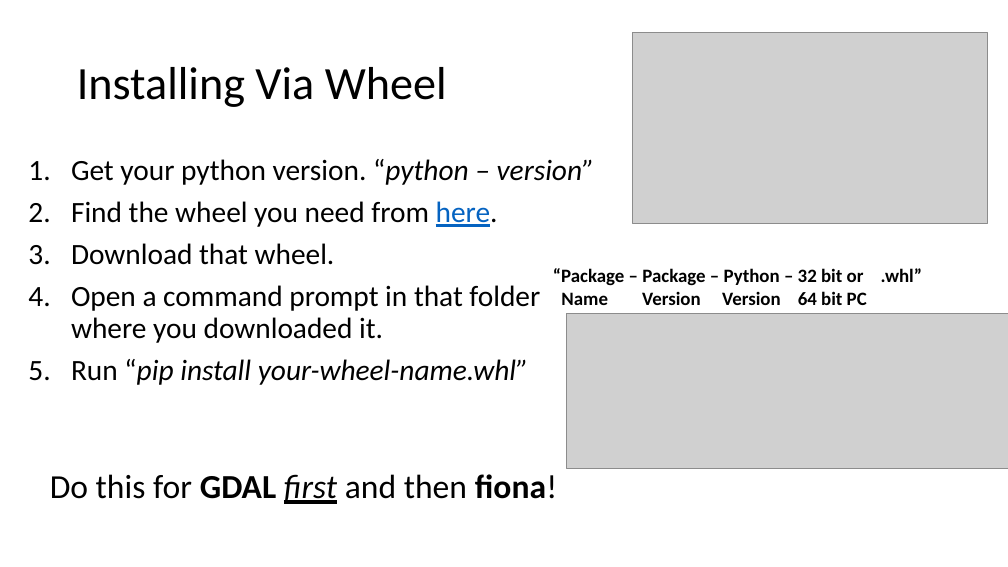
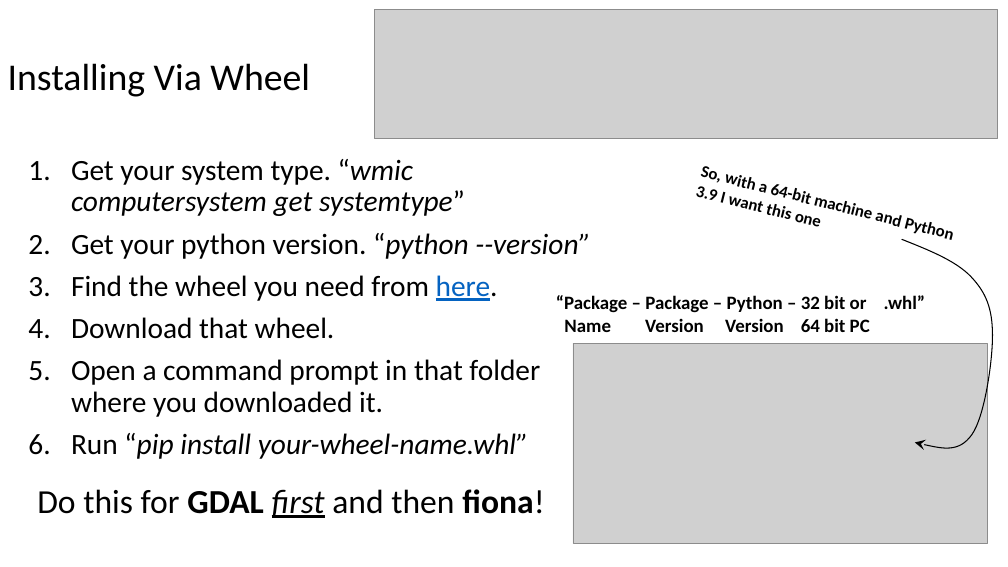
Before and after one commit to Rocks-n-Code/PythonCourse, a slide deck: slide 3 of Installing Geopandas on Windows When.pptx. Drawn at 1008x567 pixels with LibreOffice and Linux fonts; fonts in the diff are those of the drawing; grey boxes stand for pictures. Boxes give left, top, right and bottom in pixels: in the first picture for what was removed or moved away, otherwise in the second. Text is boxed around its words. In the diff, an @@ line names an element or a change of style, - is before the commit and + after.

```diff
--- a/Installing Geopandas on Windows When.pptx
+++ b/Installing Geopandas on Windows When.pptx
@@ title "Installing Via Wheel": place and size @@
-title "Installing Via Wheel" at bbox=[77, 67, 447, 107]
+title "Installing Via Wheel" at bbox=[8, 63, 310, 97]
@@ title "Installing Via Wheel" at bbox=[8, 63, 310, 97]: size 44 to 36 pt @@
@@ picture added at bbox=[375, 10, 998, 139] @@
@@ picture removed at bbox=[633, 33, 988, 223] @@
@@ text at bbox=[71, 159, 591, 259]: text changed; italic on @@
-1. Get your python version. “python – version”
+1. Get your system type. “wmic computersystem get systemtype”
+2. Get your python version. “python --version”
@@ text added at bbox=[373, 166, 900, 259], 16 pt, text #000000, bold @@
+So, with a 64-bit machine and Python 3.9 I want this one
@@ freeform shape added at bbox=[902, 240, 993, 448], outline #000000 1 pt @@
@@ text "“Package – Package – Python ...": place and size @@
-text "“Package – Package – Python ..." at bbox=[553, 268, 923, 305]
+text "“Package – Package – Python ..." at bbox=[556, 295, 926, 332]
@@ picture: place and size @@
-picture at bbox=[566, 314, 1008, 469]
+picture at bbox=[573, 343, 988, 544]
@@ text "Do this for GDAL first ...": place and size @@
-text "Do this for GDAL first ..." at bbox=[50, 474, 557, 504]
+text "Do this for GDAL first ..." at bbox=[37, 489, 544, 518]
```
Also in this commit, not shown: 1 other slide changed, 1 slide added.
